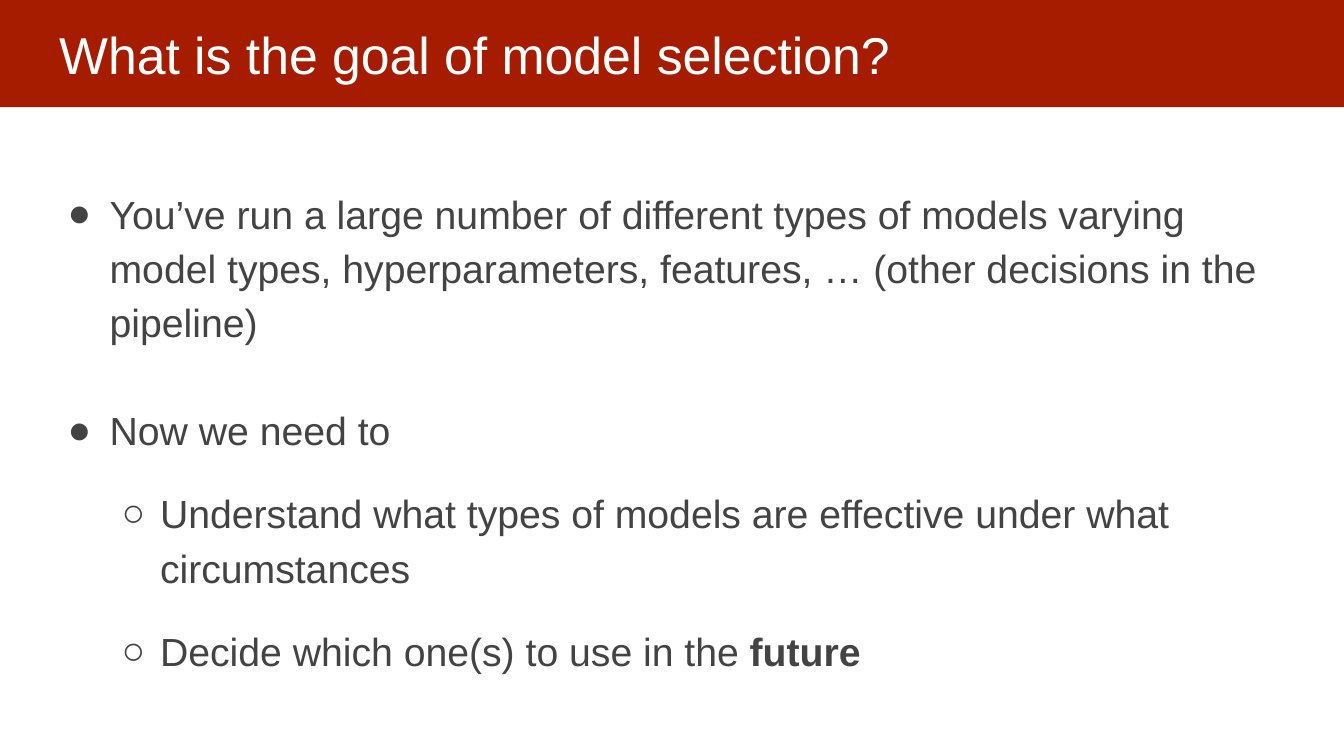
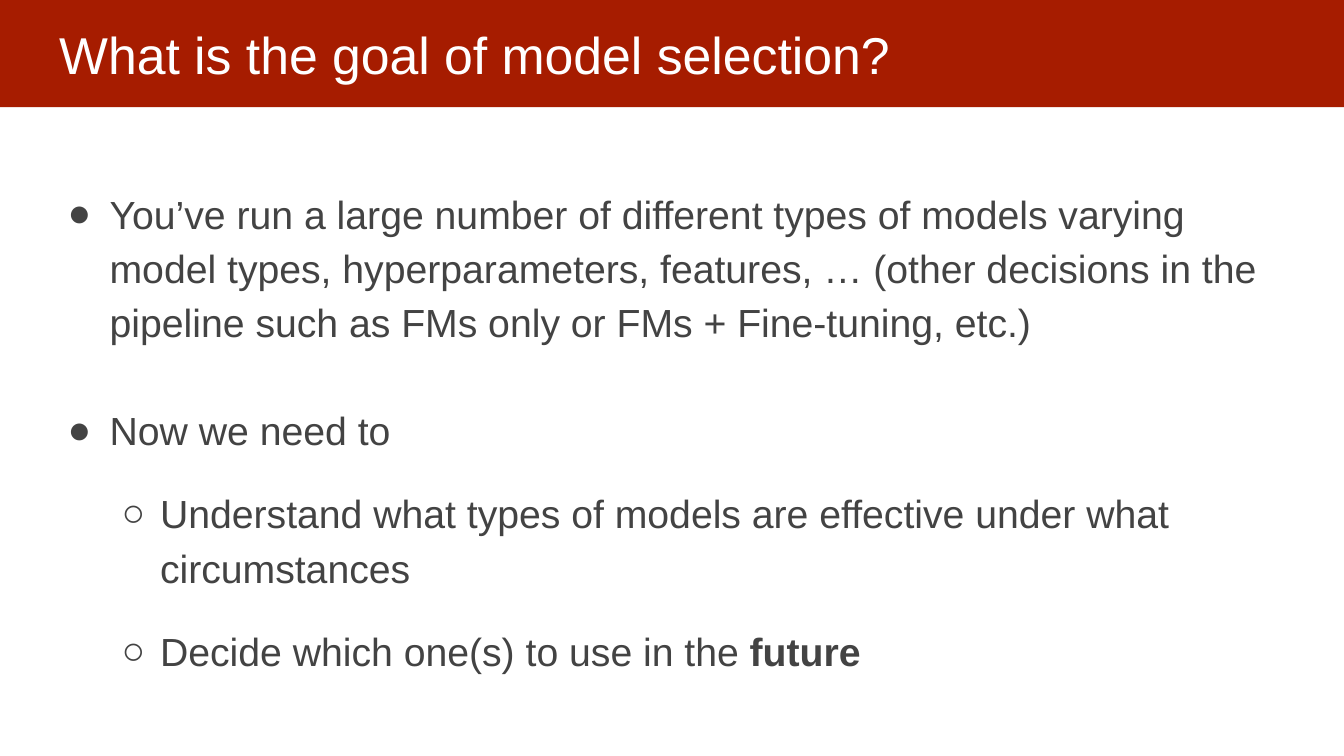
Before and after one commit to dssg/MLinPractice, a slide deck: slide 8 of Lectures/Lecture5-ModelSelection.pptx (slide 9 before the commit). Drawn at 1344x756 pixels with LibreOffice and Linux fonts; fonts in the diff are those of the drawing. Boxes give left, top, right and bottom in pixels: in the first picture for what was removed or moved away, otherwise in the second. Text is boxed around its words. In the diff, an @@ line names an element or a change of style, - is before the commit and + after.

```diff
--- a/Lectures/Lecture5-ModelSelection.pptx
+++ b/Lectures/Lecture5-ModelSelection.pptx
@@ text at (110, 200, 1256, 345): text changed @@
-● You’ve run a large number of different types of models varying model types, hyperparameters, features, … (other decisions in the pipeline)
+● You’ve run a large number of different types of models varying model types, hyperparameters, features, … (other decisions in the pipeline such as FMs only or FMs + Fine-tuning, etc.)
```
Also in this commit, not shown: 6 other slides changed, 1 slide added, 2 slides removed.
